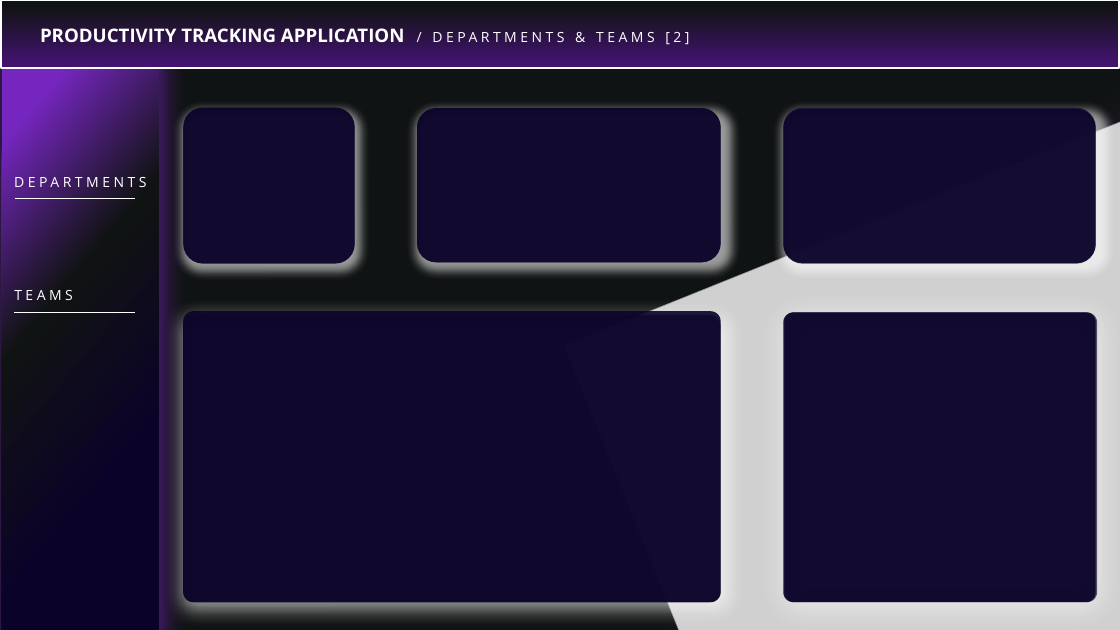
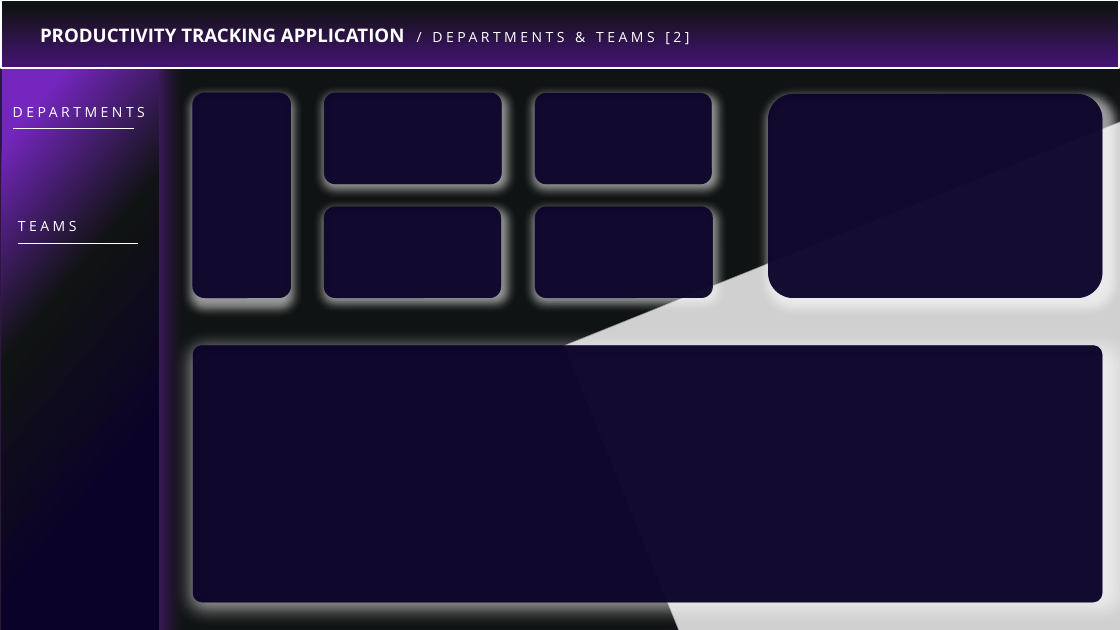
Before and after one commit to irenzim/DS2-Consulting, a slide deck: slide 3 of dasboard/design/app-backgrounds.pptx. Drawn at 1120x630 pixels with LibreOffice and Linux fonts; fonts in the diff are those of the drawing; grey boxes stand for pictures. Boxes give left, top, right and bottom in pixels: in the first picture for what was removed or moved away, otherwise in the second. Text is boxed around its words. In the diff, an @@ line names an element or a change of style, - is before the commit and + after.

Commit message:
Adding third dashboard design page

```diff
--- a/dasboard/design/app-backgrounds.pptx
+++ b/dasboard/design/app-backgrounds.pptx
@@ text "DEPARTMENTS": place and size @@
-text "DEPARTMENTS" at <box>14,174,146,192</box>
+text "DEPARTMENTS" at <box>13,104,145,122</box>
@@ rounded rectangle: place and size @@
-rounded rectangle at <box>183,108,354,263</box>
+rounded rectangle at <box>192,92,291,298</box>
@@ rounded rectangle: place and size @@
-rounded rectangle at <box>184,108,355,264</box>
+rounded rectangle at <box>193,92,291,298</box>
@@ rounded rectangle: place and size @@
-rounded rectangle at <box>417,108,721,262</box>
+rounded rectangle at <box>324,93,501,184</box>
@@ rounded rectangle added at <box>324,92,501,184</box>, fill #0C032A at 88% opacity @@
@@ rounded rectangle: place and size @@
-rounded rectangle at <box>417,108,721,262</box>
+rounded rectangle at <box>535,93,712,184</box>
@@ rounded rectangle added at <box>535,93,712,184</box>, fill #0C032A at 66% opacity @@
@@ rounded rectangle: place and size @@
-rounded rectangle at <box>783,109,1096,263</box>
+rounded rectangle at <box>768,94,1103,298</box>
@@ rounded rectangle: place and size @@
-rounded rectangle at <box>783,108,1096,264</box>
+rounded rectangle at <box>768,94,1103,298</box>
@@ line moved from (14, 312) - (135, 312) to (13, 128) - (134, 128) @@
@@ rounded rectangle added at <box>324,207,501,298</box>, fill #0C032A at 66% opacity @@
@@ rounded rectangle added at <box>324,207,501,298</box>, fill #0C032A at 88% opacity @@
@@ rounded rectangle added at <box>535,207,712,298</box>, fill #0C032A at 66% opacity @@
@@ rounded rectangle added at <box>535,207,713,298</box>, fill #0C032A at 88% opacity @@
@@ text "TEAMS" rewrapped from <box>14,290,73,300</box> to <box>18,221,77,235</box> @@
@@ line moved from (15, 198) - (136, 198) to (17, 243) - (138, 243) @@
@@ rounded rectangle removed at <box>783,312,1096,603</box> @@
@@ rounded rectangle removed at <box>785,312,1097,603</box> @@
@@ rounded rectangle: place and size @@
-rounded rectangle at <box>183,315,721,602</box>
+rounded rectangle at <box>193,346,1102,603</box>
@@ rounded rectangle: place and size @@
-rounded rectangle at <box>183,311,721,603</box>
+rounded rectangle at <box>193,346,1102,603</box>
```
